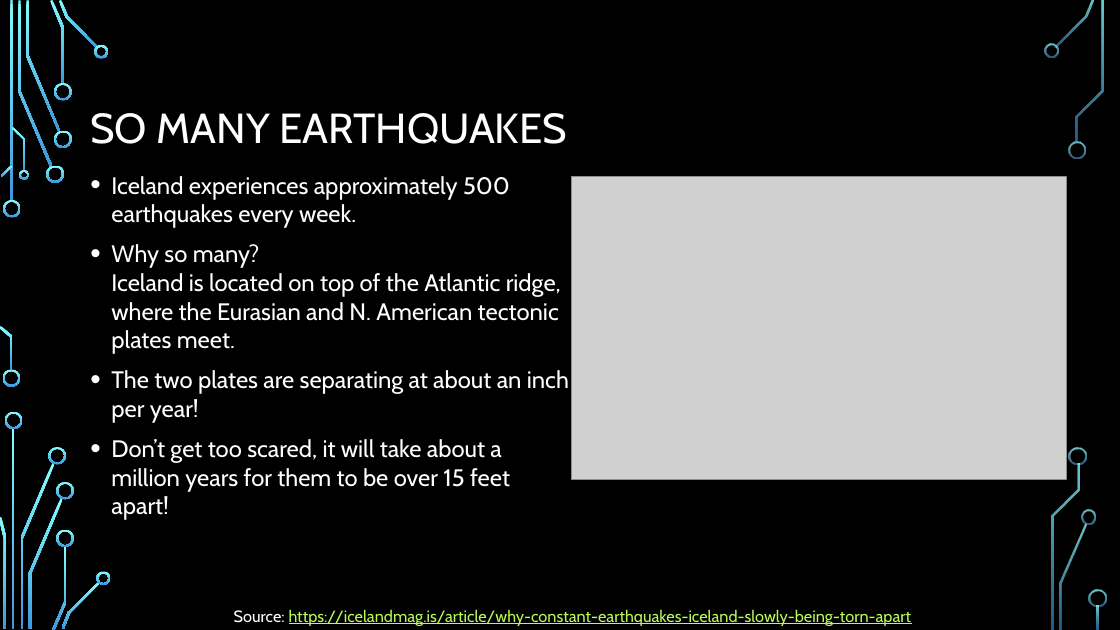
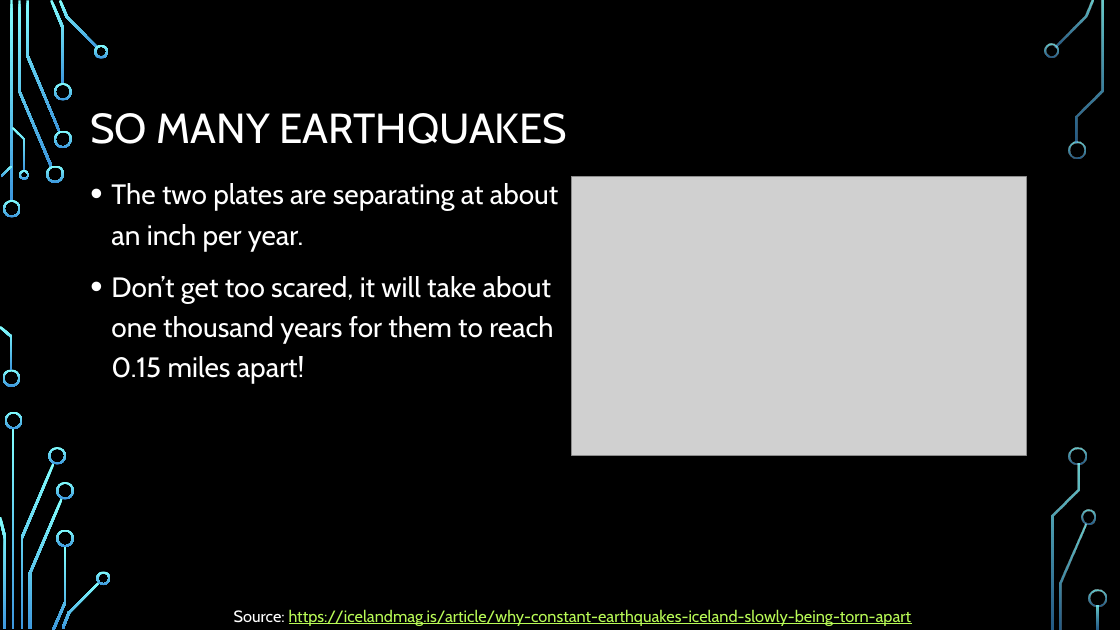
Before and after one commit to kennknisley/project-one-back, a slide deck: slide 3 of Iceland_presentation.pptx. Drawn at 1120x630 pixels with LibreOffice and Linux fonts; fonts in the diff are those of the drawing; grey boxes stand for pictures; background and template pictures are left out. Boxes give left, top, right and bottom in pixels: in the first picture for what was removed or moved away, otherwise in the second. Text is boxed around its words. In the diff, an @@ line names an element or a change of style, - is before the commit and + after.

Commit message:
presentation

```diff
--- a/Iceland_presentation.pptx
+++ b/Iceland_presentation.pptx
@@ picture: place and size @@
-picture at [572, 176, 1067, 480]
+picture at [572, 176, 1027, 455]
@@ text at [111, 183, 558, 384]: text changed; size 20.4 to 24 pt @@
-• Iceland experiences approximately 500 earthquakes every week.
-• Why so many?
-  Iceland is located on top of the Atlantic ridge, where the Eurasian and N. American tectonic plates meet.
-• The two plates are separating at about an inch per year!
-• Don’t get too scared, it will take about a million years for them to be over 15 feet apart!
+• The two plates are separating at about an inch per year.
+• Don’t get too scared, it will take about one thousand years for them to reach 0.15 miles apart!
```
Also in this commit, not shown: 5 other slides changed, 4 slides added, 2 slides removed, 7 other files.
